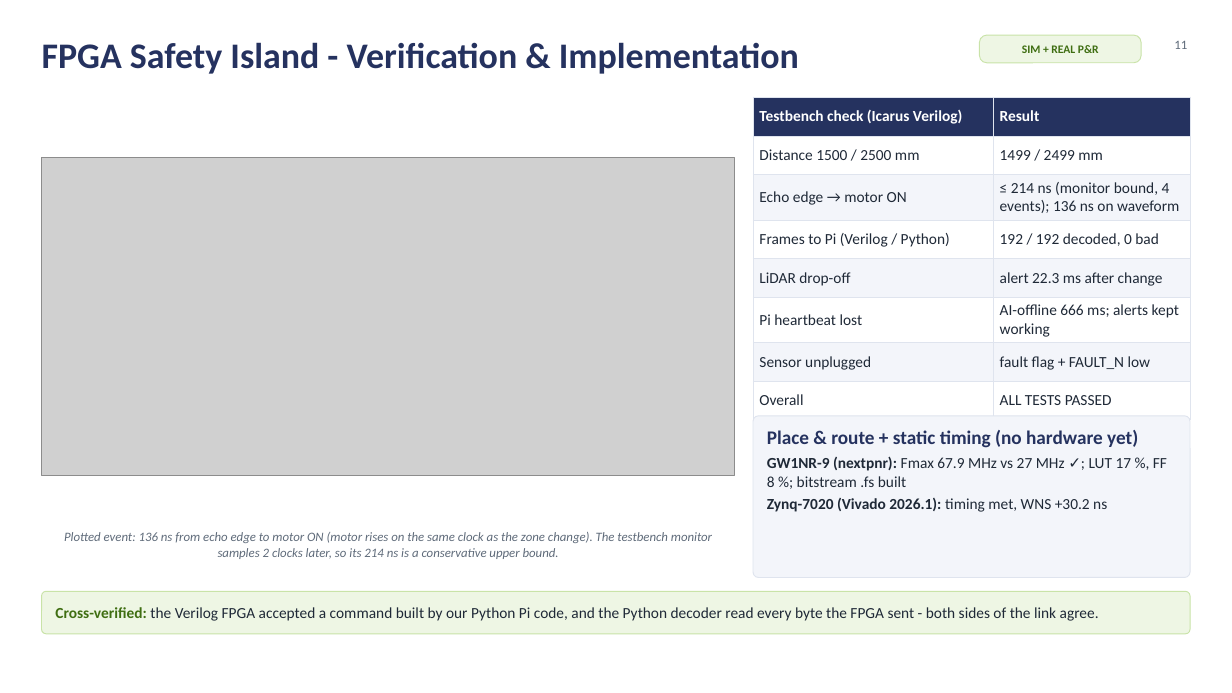
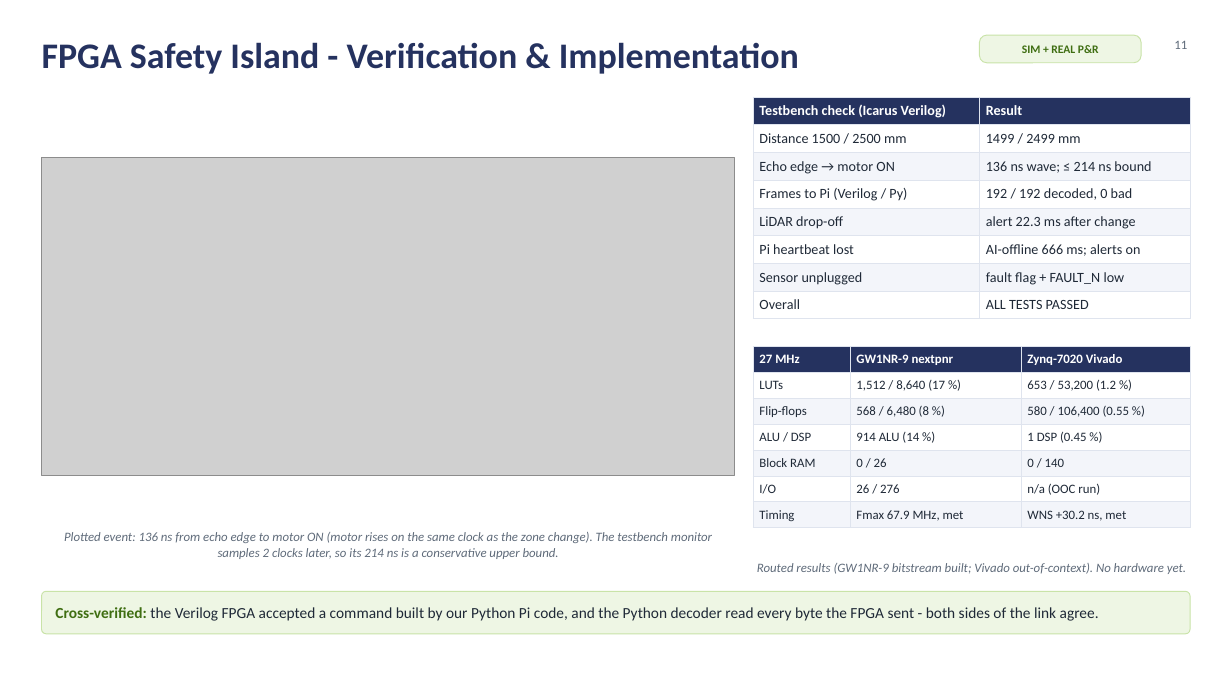
Before and after one commit to silentaf/viswa_id1, a slide deck: slide 11 of ppt/VisionAid_Stage2_Design_Deck.pptx. Drawn at 1232x693 pixels with LibreOffice and Linux fonts; fonts in the diff are those of the drawing; grey boxes stand for pictures; background and template pictures are left out. Boxes give left, top, right and bottom in pixels: in the first picture for what was removed or moved away, otherwise in the second. Text is boxed around its words. In the diff, an @@ line names an element or a change of style, - is before the commit and + after.

```diff
--- a/ppt/VisionAid_Stage2_Design_Deck.pptx
+++ b/ppt/VisionAid_Stage2_Design_Deck.pptx
@@ table at (753, 97, 1190, 313) @@
-row 3, column 2: ≤ 214 ns (monitor bound, 4 events); 136 ns on waveform
+row 3, column 2: 136 ns wave; ≤ 214 ns bound
-row 4, column 1: Frames to Pi (Verilog / Python)
+row 4, column 1: Frames to Pi (Verilog / Py)
-row 6, column 2: AI-offline 666 ms; alerts kept working
+row 6, column 2: AI-offline 666 ms; alerts on
@@ size 12 to 11 pt in "Testbench check (Icarus Verilog)", "Result", "Distance 1500 / 2500 mm", "1499 / 2499 mm" and 9 more places @@
@@ table added at (753, 347, 1190, 525), 7 rows, 3 columns @@
+27 MHz | GW1NR-9 nextpnr | Zynq-7020 Vivado
+LUTs | 1,512 / 8,640 (17 %) | 653 / 53,200 (1.2 %)
+Flip-flops | 568 / 6,480 (8 %) | 580 / 106,400 (0.55 %)
+ALU / DSP | 914 ALU (14 %) | 1 DSP (0.45 %)
+Block RAM | 0 / 26 | 0 / 140
+I/O | 26 / 276 | n/a (OOC run)
+Timing | Fmax 67.9 MHz, met | WNS +30.2 ns, met
@@ rounded rectangle removed at (753, 416, 1190, 578) @@
@@ text "Routed results (GW1NR-9 bitstream built; ..." at (757, 563, 1186, 574): vertical alignment top to middle @@
@@ text at (757, 563, 1186, 574): text changed; size 12 to 10 pt; text colour #1F2937 to #5F6B7A; bold off; italic on @@
-Place & route + static timing (no hardware yet)
-• GW1NR-9 (nextpnr): Fmax 67.9 MHz vs 27 MHz ✓; LUT 17 %, FF 8 %; bitstream .fs built
-• Zynq-7020 (Vivado 2026.1): timing met, WNS +30.2 ns
+Routed results (GW1NR-9 bitstream built; Vivado out-of-context). No hardware yet.
```
Also in this commit, not shown: 1 other file.
